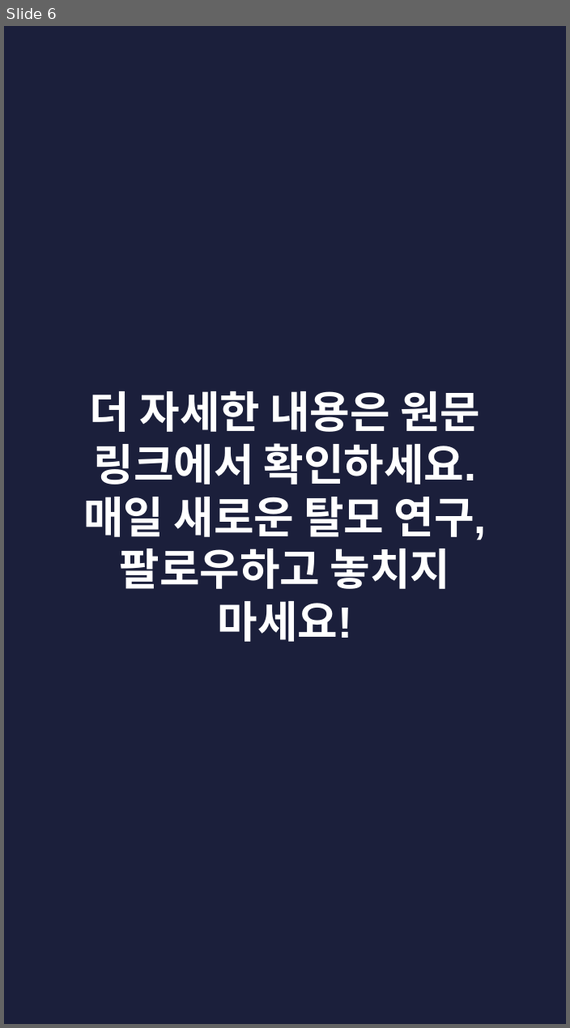
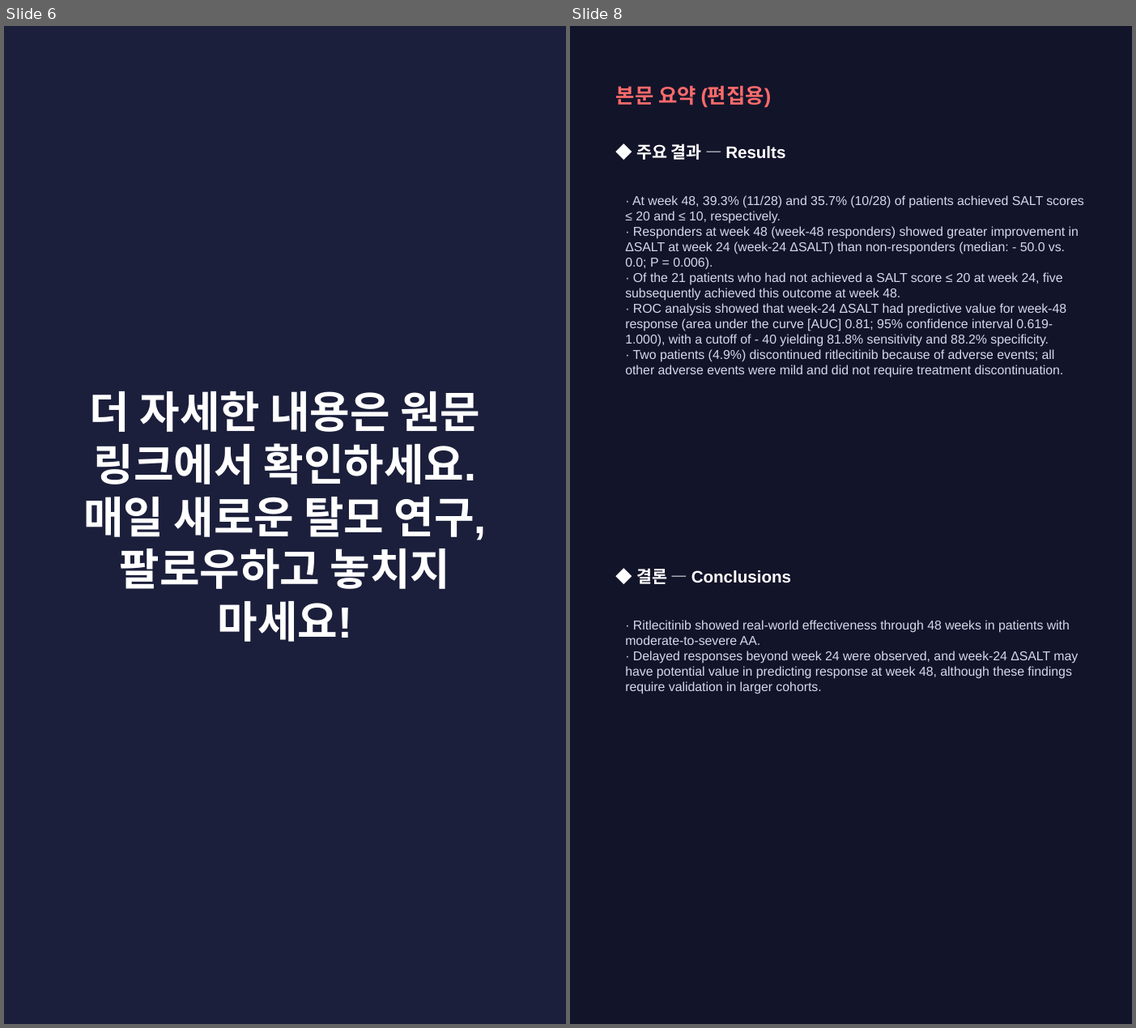
Before and after one commit to hyokang2010-BJ-ANTH/product-builder-test, a slide deck: pwa/data/latest/slides.pptx. Shown side by side, each under a label of ours: slide 6 before the commit, slides 6 and 8 after it; the slides between them are not shown. The pictures are 570x1028 and 1136x1028 pixels, drawn with LibreOffice and Linux fonts; fonts in the diff are those of the drawing. Boxes give left, top, right and bottom in pixels: in the first picture for what was removed or moved away, otherwise in the second. Text is boxed around its words. In the diff, an @@ line names an element or a change of style, - is before the commit and + after.

```diff
--- a/pwa/data/latest/slides.pptx
+++ b/pwa/data/latest/slides.pptx
@@ slide 8 added at bbox=[570, 26, 1132, 1024], background #12142A @@
@@ text added at bbox=[616, 85, 772, 108], 16 pt, text #FF6B6B, bold @@
+본문 요약 (편집용)
@@ text added at bbox=[636, 143, 785, 160], 13 pt, text #FFFFFF, bold @@
+◆ 주요 결과 — Results
@@ text added at bbox=[625, 195, 1084, 378], 10 pt, text #D5D8EA @@
+· At week 48, 39.3% (11/28) and 35.7% (10/28) of patients achieved SALT scores ≤ 20 and ≤ 10, respectively.
+· Responders at week 48 (week-48 responders) showed greater improvement in ΔSALT at week 24 (week-24 ΔSALT) than non-responders (median: - 50.0 vs. 0.0; P = 0.006).
+· Of the 21 patients who had not achieved a SALT score ≤ 20 at week 24, five subsequently achieved this outcome at week 48.
+· ROC analysis showed that week-24 ΔSALT had predictive value for week-48 response (area under the curve [AUC] 0.81; 95% confidence interval 0.619-1.000), with a cutoff of - 40 yielding 81.8% sensitivity and 88.2% specificity.
+· Two patients (4.9%) discontinued ritlecitinib because of adverse events; all other adverse events were mild and did not require treatment discontinuation.
@@ text added at bbox=[636, 568, 791, 584], 13 pt, text #FFFFFF, bold @@
+◆ 결론 — Conclusions
@@ text added at bbox=[625, 620, 1078, 694], 10 pt, text #D5D8EA @@
+· Ritlecitinib showed real-world effectiveness through 48 weeks in patients with moderate-to-severe AA.
+· Delayed responses beyond week 24 were observed, and week-24 ΔSALT may have potential value in predicting response at week 48, although these findings require validation in larger cohorts.
```
Also in this commit, not shown: 4 slides changed, 2 other slides added, 3 slides removed, 26 other files.
